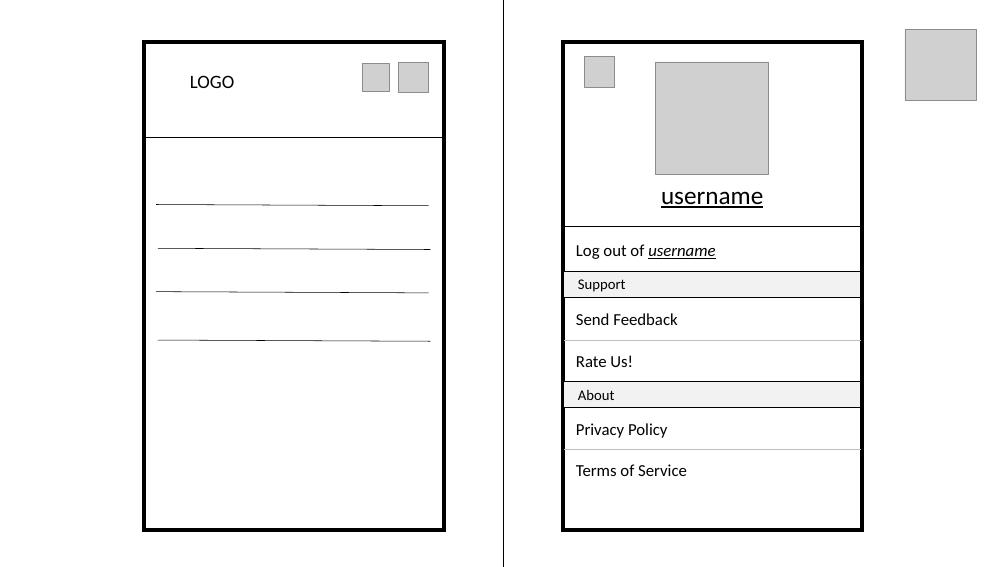
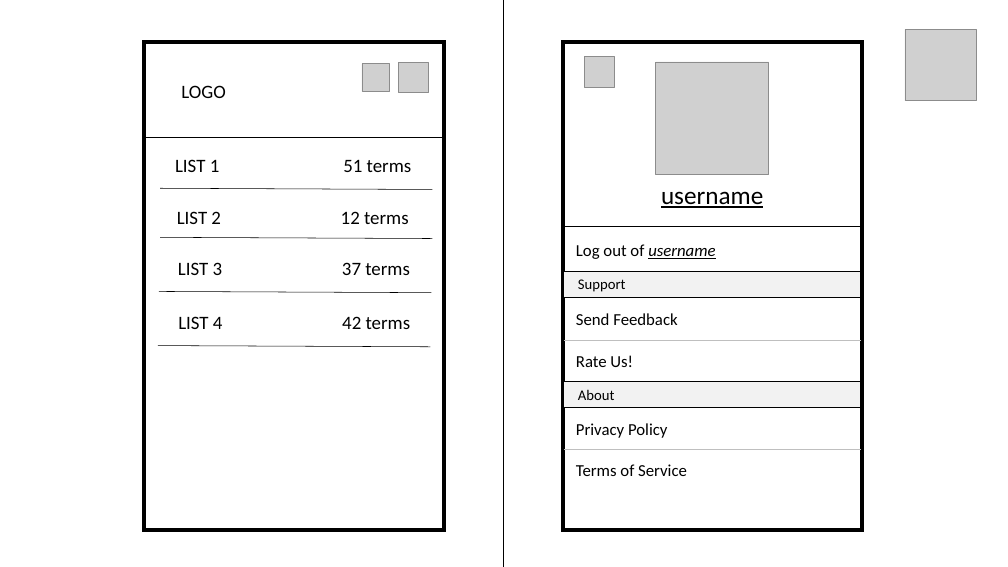
Before and after one commit to mhlee1215/IEDUFlashCard, a slide deck: slide 3 of Device Screen (Revised).pptx (slide 2 before the commit). Drawn at 1008x567 pixels with LibreOffice and Linux fonts; fonts in the diff are those of the drawing; grey boxes stand for pictures. Boxes give left, top, right and bottom in pixels: in the first picture for what was removed or moved away, otherwise in the second. Text is boxed around its words. In the diff, an @@ line names an element or a change of style, - is before the commit and + after.

```diff
--- a/Device Screen (Revised).pptx
+++ b/Device Screen (Revised).pptx
@@ text "LOGO": place and size @@
-text "LOGO" at (190, 75, 234, 88)
+text "LOGO" at (181, 85, 225, 98)
@@ text added at (175, 159, 412, 172), 18 pt, text #000000 @@
+LIST 1 51 terms
@@ line moved from (157, 205) - (429, 206) to (160, 188) - (433, 190) @@
@@ line moved from (158, 248) - (430, 250) to (160, 237) - (433, 239) @@
@@ text added at (177, 211, 409, 224), 18 pt, text #000000 @@
+LIST 2 12 terms
@@ text added at (178, 262, 410, 275), 18 pt, text #000000 @@
+LIST 3 37 terms
@@ line moved from (157, 292) - (429, 293) to (159, 292) - (432, 293) @@
@@ text added at (178, 316, 411, 329), 18 pt, text #000000 @@
+LIST 4 42 terms
@@ line moved from (158, 340) - (430, 341) to (158, 346) - (430, 347) @@
```
Also in this commit, not shown: 3 other slides changed, 3 slides added.
